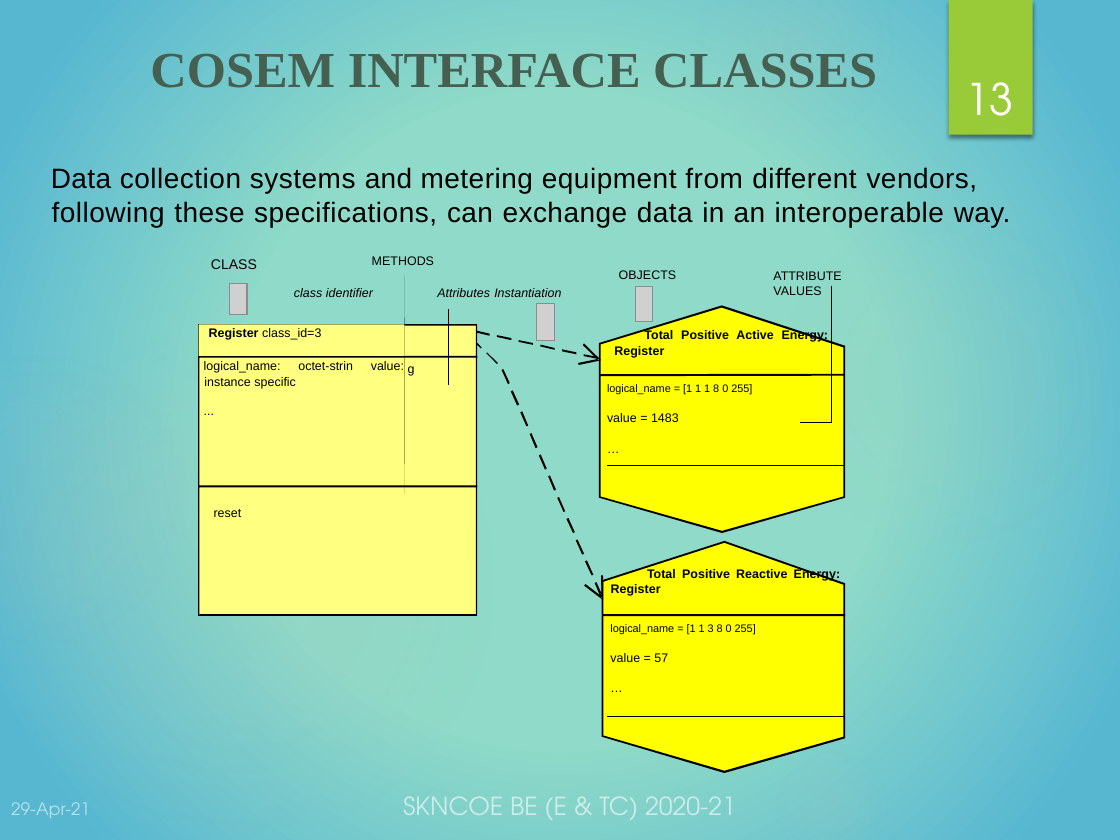
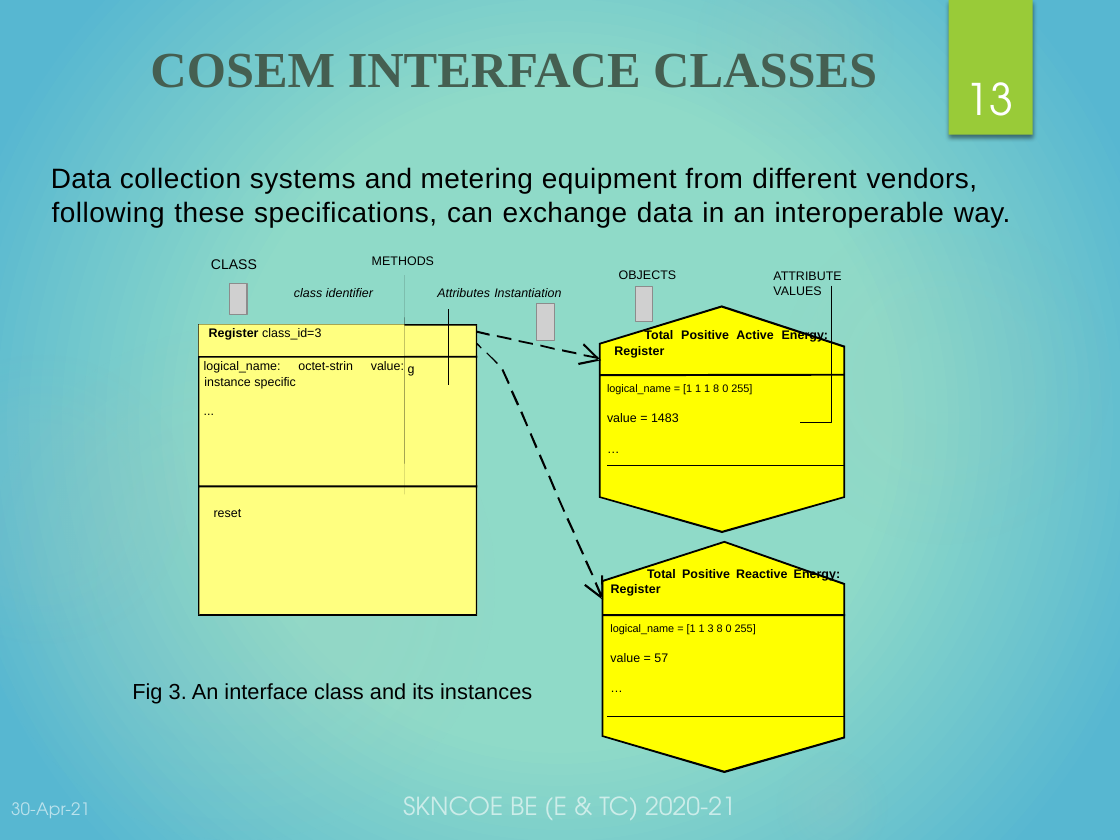
Before and after one commit to WorkWithSoham/Optical_Port_Data_Communication, a slide deck: slide 13 of FINAL OpticalPort-DataCommunication.pptx. Drawn at 1120x840 pixels with LibreOffice and Linux fonts; fonts in the diff are those of the drawing; grey boxes stand for pictures; background and template pictures are left out. Boxes give left, top, right and bottom in pixels: in the first picture for what was removed or moved away, otherwise in the second. Text is boxed around its words. In the diff, an @@ line names an element or a change of style, - is before the commit and + after.

```diff
--- a/FINAL OpticalPort-DataCommunication.pptx
+++ b/FINAL OpticalPort-DataCommunication.pptx
@@ text added at bbox=[132, 683, 532, 704], 14 pt, text #000000 @@
+Fig 3. An interface class and its instances
@@ text at bbox=[11, 802, 90, 818]: text changed @@
-29-Apr-21
+30-Apr-21
```
Also in this commit, not shown: 29 other slides changed.
